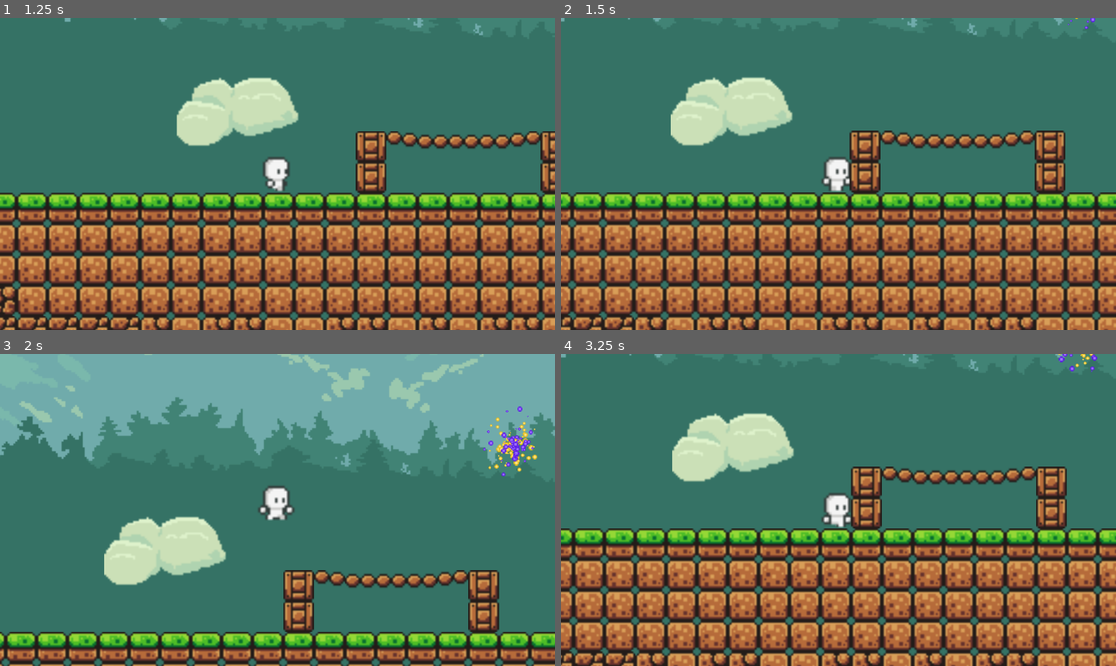
Above: before the commit, frames 1-4 (two rows, left to right).
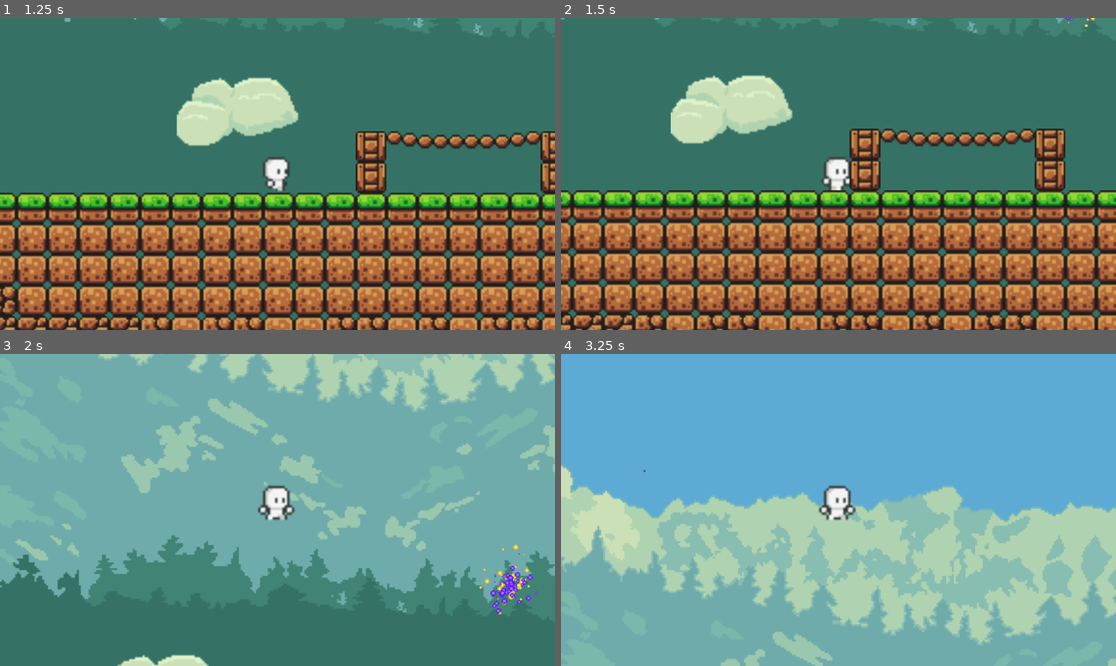
Above: after the commit, the same moments.

Repository: RKLGameDev/RKLGameDev
Game: Godot game, scene res://Scenes/world.tscn
Same seed, same stepped clock (60 frames per second), same inputs: the game is played once before the commit and once after it. Before the commit the project starts from res://world.tscn.
Inputs:
- Up to frame 1 (1.25 s): tap Enter (ui_accept) at 0.5 s; hold D (move_right) from 0.53 s (still down); hold Shift (sprint) from 0.53 s (still down); tap ] (PermaJumpOff) at 0.77, 0.8, 1.07 s
- Up to frame 2 (1.5 s): keep holding D (move_right); release Shift (sprint) at 1.28 s; tap ] (PermaJumpOff) at 1.35 s
- Up to frame 3 (2 s): keep holding D (move_right); tap ] (PermaJumpOff) at 1.52, 1.82 s; tap [ (PermaJumpOn) at 1.55 s
- Up to frame 4 (3.25 s): release D (move_right) at 2.03 s; hold A (move_left) 2.03-2.78 s; tap [ (PermaJumpOn) at 2.1 s; tap Space (jump) at 2.3, 2.85 s; hold D (move_right) from 2.78 s (still down); tap ] (PermaJumpOff) at 3.02 s; tap Shift (sprint) at 3.05 s

Frame 1 is identical in both runs. In frame 2, 23% of the frame differs, in the area x 0-100%, y 0-100%; in frame 3, 64%; in frame 4, 100%.

Commit message:
Character Updates and Shaders

Diff:
--- a/firstplatformer/CharMovement.gd
+++ /dev/null
@@ -1 +0,0 @@
-extends Area2D
--- /dev/null
+++ b/firstplatformer/Scenes/Eye.tscn
@@ -0,0 +1,122 @@
+[gd_scene load_steps=16 format=3 uid="uid://dgp1rh7t7n21s"]
+
+[ext_resource type="Texture2D" uid="uid://4tl8h3as0qp5" path="res://Assets/Character/WokenUp-Sheet.png" id="1_eb531"]
+[ext_resource type="Texture2D" uid="uid://c1802r0t04n4u" path="res://Assets/Character/Movement/jumpleft.png" id="2_7ppqn"]
+[ext_resource type="Texture2D" uid="uid://dkxiy71awq2nh" path="res://Assets/Character/Movement/run.png" id="3_a751m"]
+
+[sub_resource type="AtlasTexture" id="AtlasTexture_owp4x"]
+atlas = ExtResource("1_eb531")
+region = Rect2(0, 0, 16, 16)
+
+[sub_resource type="AtlasTexture" id="AtlasTexture_7ppqn"]
+atlas = ExtResource("1_eb531")
+region = Rect2(0, 16, 16, 16)
+
+[sub_resource type="AtlasTexture" id="AtlasTexture_vupqk"]
+atlas = ExtResource("2_7ppqn")
+region = Rect2(384, 0, 48, 60)
+
+[sub_resource type="AtlasTexture" id="AtlasTexture_a751m"]
+atlas = ExtResource("1_eb531")
+region = Rect2(0, 16, 16, 16)
+
+[sub_resource type="AtlasTexture" id="AtlasTexture_61kcm"]
+atlas = ExtResource("1_eb531")
+region = Rect2(0, 32, 16, 16)
+
+[sub_resource type="AtlasTexture" id="AtlasTexture_dyfks"]
+atlas = ExtResource("3_a751m")
+region = Rect2(539, 0, 49, 60)
+
+[sub_resource type="AtlasTexture" id="AtlasTexture_dvxh0"]
+atlas = ExtResource("1_eb531")
+region = Rect2(0, 32, 16, 16)
+
+[sub_resource type="AtlasTexture" id="AtlasTexture_bsnrv"]
+atlas = ExtResource("1_eb531")
+region = Rect2(0, 48, 16, 16)
+
+[sub_resource type="AtlasTexture" id="AtlasTexture_rt18f"]
+atlas = ExtResource("2_7ppqn")
+region = Rect2(384, 0, 32, 60)
+
+[sub_resource type="AtlasTexture" id="AtlasTexture_bxygw"]
+atlas = ExtResource("1_eb531")
+region = Rect2(0, 48, 16, 16)
+
+[sub_resource type="AtlasTexture" id="AtlasTexture_jtvxc"]
+atlas = ExtResource("1_eb531")
+region = Rect2(0, 64, 16, 16)
+
+[sub_resource type="SpriteFrames" id="SpriteFrames_vupqk"]
+animations = [{
+"frames": [],
+"loop": true,
+"name": &"Empty",
+"speed": 5.0
+}, {
+"frames": [{
+"duration": 1.5,
+"texture": SubResource("AtlasTexture_owp4x")
+}, {
+"duration": 2.5,
+"texture": SubResource("AtlasTexture_7ppqn")
+}, {
+"duration": 1.0,
+"texture": SubResource("AtlasTexture_vupqk")
+}],
+"loop": false,
+"name": &"Eye1",
+"speed": 1.0
+}, {
+"frames": [{
+"duration": 1.5,
+"texture": SubResource("AtlasTexture_a751m")
+}, {
+"duration": 2.5,
+"texture": SubResource("AtlasTexture_61kcm")
+}, {
+"duration": 1.0,
+"texture": SubResource("AtlasTexture_dyfks")
+}],
+"loop": false,
+"name": &"Eye2",
+"speed": 1.0
+}, {
+"frames": [{
+"duration": 1.5,
+"texture": SubResource("AtlasTexture_dvxh0")
+}, {
+"duration": 2.5,
+"texture": SubResource("AtlasTexture_bsnrv")
+}, {
+"duration": 1.0,
+"texture": SubResource("AtlasTexture_rt18f")
+}],
+"loop": false,
+"name": &"Eye3",
+"speed": 1.0
+}, {
+"frames": [{
+"duration": 1.5,
+"texture": SubResource("AtlasTexture_bxygw")
+}, {
+"duration": 2.5,
+"texture": SubResource("AtlasTexture_jtvxc")
+}],
+"loop": false,
+"name": &"Eye4",
+"speed": 1.0
+}]
+
+[node name="Eye" type="Area2D"]
+
+[node name="AnimatedSprite2D" type="AnimatedSprite2D" parent="."]
+position = Vector2(0, 2)
+scale = Vector2(3.5, 3.5)
+sprite_frames = SubResource("SpriteFrames_vupqk")
+animation = &"Empty"
+autoplay = "Empty"
+
+[node name="CollisionPolygon2D" type="CollisionPolygon2D" parent="."]
+polygon = PackedVector2Array(-9, -17, 9, -17, 22, -4, 22, 5, 6, 17, -6, 17, -22, 5, -22, -4)
--- a/firstplatformer/NextLevel.tscn
+++ b/firstplatformer/Scenes/NextLevel.tscn
@@ -1,9 +1,9 @@
 [gd_scene load_steps=21 format=3 uid="uid://wya1mly68gw8"]
 
-[ext_resource type="Texture2D" uid="uid://c4sxa181mb53g" path="res://NextLevelPortal.png" id="1_ihkef"]
-[ext_resource type="Shader" uid="uid://whf3dingqbls" path="res://NextLevel.gdshader" id="1_tv7vy"]
-[ext_resource type="Texture2D" uid="uid://cjs6p3ge3n0ws" path="res://Blue Particle.png" id="3_fhhm1"]
-[ext_resource type="Texture2D" uid="uid://ci47lse7oawsf" path="res://Yellow Particle.png" id="4_xrcsk"]
+[ext_resource type="Texture2D" uid="uid://c4sxa181mb53g" path="res://NextLevel/Assets/NextLevelPortal.png" id="1_ihkef"]
+[ext_resource type="Shader" uid="uid://whf3dingqbls" path="res://NextLevel/NextLevel.gdshader" id="1_tv7vy"]
+[ext_resource type="Texture2D" uid="uid://cjs6p3ge3n0ws" path="res://NextLevel/Assets/Blue Particle.png" id="3_fhhm1"]
+[ext_resource type="Texture2D" uid="uid://ci47lse7oawsf" path="res://NextLevel/Assets/Yellow Particle.png" id="4_xrcsk"]
 
 [sub_resource type="ShaderMaterial" id="ShaderMaterial_kh7un"]
 shader = ExtResource("1_tv7vy")
@@ -143,7 +143,7 @@
 [node name="CollisionShape2D" type="CollisionShape2D" parent="Area2D"]
 shape = SubResource("CircleShape2D_dxqfq")
 
-[node name="GPUParticles2D3" type="GPUParticles2D" parent="Area2D"]
+[node name="Yellow Particles" type="GPUParticles2D" parent="Area2D"]
 amount = 300
 amount_ratio = 0.3056
 sub_emitter = NodePath(".")
@@ -155,7 +155,7 @@
 draw_order = 0
 process_material = SubResource("ParticleProcessMaterial_4a7bn")
 
-[node name="GPUParticles2D4" type="GPUParticles2D" parent="Area2D"]
+[node name="Blue Particles" type="GPUParticles2D" parent="Area2D"]
 amount = 300
 amount_ratio = 0.3056
 sub_emitter = NodePath(".")
--- a/firstplatformer/Player.tscn
+++ b/firstplatformer/Scenes/Player.tscn
@@ -1,6 +1,6 @@
-[gd_scene load_steps=53 format=3 uid="uid://cvo2xi4lyubqb"]
-
-[ext_resource type="Script" uid="uid://doheoxlliff3a" path="res://player.gd" id="1_xhfnw"]
+[gd_scene load_steps=56 format=3 uid="uid://cvo2xi4lyubqb"]
+
+[ext_resource type="Script" uid="uid://doheoxlliff3a" path="res://Scripts/player.gd" id="1_xhfnw"]
 [ext_resource type="Texture2D" uid="uid://btys1cn1h82sg" path="res://Assets/Character/Movement/idle.png" id="2_5ncpa"]
 [ext_resource type="Texture2D" uid="uid://c1802r0t04n4u" path="res://Assets/Character/Movement/jumpleft.png" id="2_dtqjt"]
 [ext_resource type="Texture2D" uid="uid://dkxiy71awq2nh" path="res://Assets/Character/Movement/run.png" id="3_kne1u"]
@@ -8,6 +8,8 @@
 [ext_resource type="Texture2D" uid="uid://d355g8koa30wu" path="res://Assets/Character/Movement/jump.png" id="4_cxr5p"]
 [ext_resource type="Texture2D" uid="uid://cayxfkl6rvlwh" path="res://Assets/Character/Movement/walk.png" id="4_e80uo"]
 [ext_resource type="Texture2D" uid="uid://b0ibn1n6q5f1a" path="res://Assets/Character/Movement/walkleft.png" id="6_wi0c6"]
+[ext_resource type="Texture2D" uid="uid://c2h23b8liq8re" path="res://Assets/Character/Blood Drop.png" id="9_wi0c6"]
+[ext_resource type="PackedScene" uid="uid://dgp1rh7t7n21s" path="res://Scenes/Eye.tscn" id="10_yoq75"]
 
 [sub_resource type="AtlasTexture" id="AtlasTexture_23wgl"]
 atlas = ExtResource("2_5ncpa")
@@ -344,6 +346,19 @@
 [sub_resource type="CapsuleShape2D" id="CapsuleShape2D_wi0c6"]
 radius = 30.0
 height = 104.0
+
+[sub_resource type="ParticleProcessMaterial" id="ParticleProcessMaterial_hp6x6"]
+particle_flag_disable_z = true
+emission_shape = 1
+emission_sphere_radius = 1.0
+angle_min = 1.07288e-05
+angle_max = 1.07288e-05
+spread = 19.181
+initial_velocity_min = -10.0
+initial_velocity_max = 10.0
+gravity = Vector3(0, 98, 0)
+scale_min = 0.4
+scale_max = 0.8
 
 [node name="Player" type="CharacterBody2D"]
 process_mode = 3
@@ -367,6 +382,7 @@
 metadata/_edit_lock_ = true
 
 [node name="MainCollision" type="CollisionShape2D" parent="."]
+visible = false
 z_index = 2
 y_sort_enabled = true
 position = Vector2(-2, 2)
@@ -376,6 +392,7 @@
 [node name="Camera2D" type="Camera2D" parent="."]
 
 [node name="Grabbing Region" type="Area2D" parent="."]
+visible = false
 
 [node name="Grabbing Collision" type="CollisionShape2D" parent="Grabbing Region"]
 position = Vector2(-3, -14)
@@ -383,8 +400,24 @@
 shape = SubResource("CapsuleShape2D_5ncpa")
 
 [node name="Landing Region" type="Area2D" parent="."]
+visible = false
 
 [node name="Landing colision" type="CollisionShape2D" parent="Landing Region"]
 position = Vector2(-2, 46)
 rotation = 1.5708
 shape = SubResource("CapsuleShape2D_wi0c6")
+
+[node name="Bleeding Effect" type="GPUParticles2D" parent="."]
+visible = false
+position = Vector2(4, 15)
+amount = 7
+sub_emitter = NodePath(".")
+texture = ExtResource("9_wi0c6")
+lifetime = 0.49
+speed_scale = 0.54
+randomness = 0.11
+process_material = SubResource("ParticleProcessMaterial_hp6x6")
+
+[node name="Eye" parent="." instance=ExtResource("10_yoq75")]
+z_index = 7
+position = Vector2(0, -65)
--- a/firstplatformer/world.tscn
+++ b/firstplatformer/Scenes/world.tscn
@@ -1,10 +1,10 @@
 [gd_scene load_steps=8 format=4 uid="uid://bafyyk8x47ly6"]
 
 [ext_resource type="Texture2D" uid="uid://t3546i703rfj" path="res://Assets/Background/forest_back.png" id="3_aqk2v"]
-[ext_resource type="PackedScene" uid="uid://cvo2xi4lyubqb" path="res://Player.tscn" id="3_tlwt5"]
+[ext_resource type="PackedScene" uid="uid://cvo2xi4lyubqb" path="res://Scenes/Player.tscn" id="3_tlwt5"]
 [ext_resource type="Texture2D" uid="uid://bidb3xcpolw85" path="res://Assets/Foreground/Cloud1.png" id="4_036b0"]
 [ext_resource type="Texture2D" uid="uid://dnhitk1doxxia" path="res://Assets/Foreground/world_tileset.png" id="4_aqk2v"]
-[ext_resource type="PackedScene" uid="uid://wya1mly68gw8" path="res://NextLevel.tscn" id="5_036b0"]
+[ext_resource type="PackedScene" uid="uid://wya1mly68gw8" path="res://Scenes/NextLevel.tscn" id="5_036b0"]
 
 [sub_resource type="TileSetAtlasSource" id="TileSetAtlasSource_036b0"]
 texture = ExtResource("4_aqk2v")
--- /dev/null
+++ b/firstplatformer/Scripts/player.gd
@@ -0,0 +1,176 @@
+extends CharacterBody2D
+
+
+# ------------------------------------------------------------------------------ #
+# ------------------------ A : CONSTANTS AND VARIABLES ------------------------- #
+# ------------------------------------------------------------------------------ #
+
+
+#  A.1 -------------- Movement -------------- #
+
+#    A.1.1 ------ Movement Constants ------ #
+const GRAVITY 		= 980
+const run_speed		= 500.0
+const friction 		= 2800.0
+const acceleration 	= 1500.0
+const jump_velocity = -1400.0
+const air_cont_red  = 4
+const sprint_speed  = 850.0
+const sprint_acc 	= 1200.0
+const down_jump_red = 100.0
+const up_jump_incr  = -100.0
+
+#    A.1.2 ------ Movement Variables ------ #
+var jump = false
+var input_dir 		= 0
+var current_dir 	= 0
+var speed           = run_speed
+
+
+#  A.2 --------------- Falling -------------- #
+
+#    A.2.1 ------ Falling Constants ------ #
+var fall_damage_vel = 1200
+
+#    A.2.2 ------ Falling Variables ------ #
+var last_ok_height  = self.position.y
+var fall_damageable = 0
+
+
+
+
+#  A.3 --------------- Loaded --------------- #
+
+#    A.3.1 ------- Loaded Variables ------ #
+@onready var animatedsprite = $AnimatedSprite2D
+@onready var eye_animation  = $Eye/AnimatedSprite2D
+
+
+
+
+#  A.4 --------------- Others --------------- #
+
+#    A.4.1 ------- Others Constants ------- #
+
+#    A.4.2 ------- Others Variables ------- #
+var health = 4
+var alive  = true
+
+
+# ------------------------------------------------------------------------------ #
+# -------------------------------- B : FUNCTIONS ------------------------------- #
+# ------------------------------------------------------------------------------ #
+
+func took_damage(current_health):
+	if current_health == 0:
+		return(100)
+	else:
+		if current_health == 4:
+			eye_animation.play("Eye1")
+			#eye_animation.scale = Vector2(eye_animation.scale[0]*1.25, eye_animation.scale[1]*1.25)
+		if current_health == 3:
+			eye_animation.play("Eye2")
+			#eye_animation.scale = Vector2(eye_animation.scale[0]*1.5, eye_animation.scale[1]*1.5)
+		if current_health == 2:
+			eye_animation.play("Eye3")
+			#eye_animation.scale = Vector2(eye_animation.scale[0]*2, eye_animation.scale[1]*2)
+		if current_health == 1:
+			eye_animation.play("Eye4")
+			#eye_animation.scale = Vector2(eye_animation.scale[0]*4, eye_animation.scale[1]*4 )
+		return(current_health - 1)
+
+
+# ------------------------------------------------------------------------------ #
+# ----------------------------- C : PHYSICS PROCESS ---------------------------- #
+# ------------------------------------------------------------------------------ #
+func _physics_process(delta):
+
+#  C.1 -------------- Movement -------------- #
+
+#    C.1.1 ------ Basic Movement ------ #
+
+	input_dir = Input.get_action_strength("move_right") - Input.get_action_strength("move_left")
+	if input_dir != 0:
+		input_dir = input_dir/abs(input_dir)
+
+	if not is_on_floor():
+		velocity.y += GRAVITY * delta  # Apply gravity
+
+	if input_dir != 0: # Handle horizontal movement
+		if is_on_floor(): #Treat Movement Differently when on ground vs in the air
+			current_dir = input_dir
+			if Input.get_action_strength("sprint"):
+				velocity.x = move_toward(velocity.x, speed * input_dir, sprint_acc * delta)
+			else:
+				velocity.x = move_toward(velocity.x, speed * input_dir, acceleration * delta)
+		# Animation code here
+			if input_dir > 0:
+				animatedsprite.play("RunRight")
+			if input_dir < 0:
+				animatedsprite.play("RunLeft")
+		else:
+			velocity.x = move_toward(velocity.x, speed * input_dir, acceleration * delta/air_cont_red)
+		# Animation code here
+			if input_dir > 0:
+				animatedsprite.play("JumpRight")
+			if input_dir < 0:
+				animatedsprite.play("JumpLeft")
+
+	else:
+		if is_on_floor():
+			current_dir = input_dir
+			velocity.x = move_toward(velocity.x, 0, friction * delta)
+			# Animation code here
+			animatedsprite.play("Idle")
+
+	move_and_slide() # Move the character - this handles collisions properly
+
+
+
+
+#    C.1.2 ---- Movement Features ----- #
+
+#      C.1.2.1 ------ Sprinting ------- #
+	if is_on_floor():
+		if Input.get_action_strength("sprint"):
+			speed = sprint_speed
+		else:
+			speed = run_speed
+
+#      C.1.2.2 ------- Jumping ------- #
+	if Input.is_action_just_pressed("PermaJumpOn"):
+		jump = true
+	if Input.is_action_just_pressed("PermaJumpOff"):
+		jump = false
+
+	var jumpnow = (Input.is_action_just_pressed("jump") or jump)
+
+	if jumpnow and is_on_floor(): # Handle jumping - only if on ground
+		if Input.get_action_strength("move_down"):
+			velocity.y = jump_velocity + down_jump_red
+		elif Input.get_action_strength("move_up"):
+			velocity.y = jump_velocity + up_jump_incr
+		else:
+			velocity.y = jump_velocity
+
+
+
+
+#  C.2 --------- Health and Damage ---------- #
+
+#    C.2.1 -------- Fall Damage ------- #
+
+	if self.velocity.y > fall_damage_vel:
+		fall_damageable = 1
+
+	if is_on_floor() and fall_damageable == 1:
+		health = took_damage(health)
+		fall_damageable = 0
+
+	if self.velocity.y < fall_damage_vel:
+		last_ok_height  = self.position.y
+		fall_damageable = 0
+
+
+
+	print(health)
--- a/firstplatformer/player_test.tscn
+++ b/firstplatformer/TestWorlds/TestScenes/player_test.tscn
@@ -1,7 +1,7 @@
 [gd_scene load_steps=3 format=3 uid="uid://i6c0o6jlu5nq"]
 
-[ext_resource type="Script" uid="uid://dwqoypw11quw3" path="res://player_test.gd" id="1_xys6k"]
-[ext_resource type="Texture2D" uid="uid://cnhuq8faiw5sg" path="res://Screenshot 2025-06-07 164557.png" id="2_e0b2u"]
+[ext_resource type="Script" uid="uid://dwqoypw11quw3" path="res://TestWorlds/TestScripts/player_test.gd" id="1_xys6k"]
+[ext_resource type="Texture2D" path="res://Screenshot 2025-06-07 164557.png" id="2_e0b2u"]
 
 [node name="PlayerTest" type="CharacterBody2D"]
 script = ExtResource("1_xys6k")
--- a/firstplatformer/world_test.tscn
+++ b/firstplatformer/TestWorlds/TestScenes/world_test.tscn
@@ -1,8 +1,8 @@
 [gd_scene load_steps=4 format=3 uid="uid://ew1c6v1ds4ky"]
 
 [ext_resource type="Texture2D" uid="uid://t3546i703rfj" path="res://Assets/Background/forest_back.png" id="1_6ivlp"]
-[ext_resource type="PackedScene" uid="uid://i6c0o6jlu5nq" path="res://player_test.tscn" id="2_6ivlp"]
-[ext_resource type="PackedScene" uid="uid://cqcbfr3hsl55y" path="res://Ground1.tscn" id="3_61swc"]
+[ext_resource type="PackedScene" uid="uid://i6c0o6jlu5nq" path="res://TestWorlds/TestScenes/player_test.tscn" id="2_6ivlp"]
+[ext_resource type="PackedScene" uid="uid://cqcbfr3hsl55y" path="res://TestWorlds/TestScenes/Ground1.tscn" id="3_61swc"]
 
 [node name="World" type="Node2D"]
 
--- a/firstplatformer/world_test2.tscn
+++ b/firstplatformer/TestWorlds/TestScenes/world_test2.tscn
@@ -1,9 +1,9 @@
 [gd_scene load_steps=5 format=3 uid="uid://f5dpellqaxys"]
 
 [ext_resource type="Texture2D" uid="uid://t3546i703rfj" path="res://Assets/Background/forest_back.png" id="1_0rmld"]
-[ext_resource type="PackedScene" uid="uid://cvo2xi4lyubqb" path="res://Player.tscn" id="2_fyno4"]
-[ext_resource type="Script" uid="uid://dwqoypw11quw3" path="res://player_test.gd" id="3_fyno4"]
-[ext_resource type="PackedScene" uid="uid://cqcbfr3hsl55y" path="res://Ground1.tscn" id="3_r7w4x"]
+[ext_resource type="PackedScene" uid="uid://cvo2xi4lyubqb" path="res://Scenes/Player.tscn" id="2_fyno4"]
+[ext_resource type="Script" uid="uid://dwqoypw11quw3" path="res://TestWorlds/TestScripts/player_test.gd" id="3_fyno4"]
+[ext_resource type="PackedScene" uid="uid://cqcbfr3hsl55y" path="res://TestWorlds/TestScenes/Ground1.tscn" id="3_r7w4x"]
 
 [node name="World2" type="Node2D"]
 
--- a/firstplatformer/icon.svg
+++ /dev/null
@@ -1 +0,0 @@
-<svg xmlns="http://www.w3.org/2000/svg" width="128" height="128"><rect width="124" height="124" x="2" y="2" fill="#363d52" stroke="#212532" stroke-width="4" rx="14"/><g fill="#fff" transform="translate(12.322 12.322)scale(.101)"><path d="M105 673v33q407 354 814 0v-33z"/><path fill="#478cbf" d="m105 673 152 14q12 1 15 14l4 67 132 10 8-61q2-11 15-15h162q13 4 15 15l8 61 132-10 4-67q3-13 15-14l152-14V427q30-39 56-81-35-59-83-108-43 20-82 47-40-37-88-64 7-51 8-102-59-28-123-42-26 43-46 89-49-7-98 0-20-46-46-89-64 14-123 42 1 51 8 102-48 27-88 64-39-27-82-47-48 49-83 108 26 42 56 81zm0 33v39c0 276 813 276 814 0v-39l-134 12-5 69q-2 10-14 13l-162 11q-12 0-16-11l-10-65H446l-10 65q-4 11-16 11l-162-11q-12-3-14-13l-5-69z"/><path d="M483 600c0 34 58 34 58 0v-86c0-34-58-34-58 0z"/><circle cx="725" cy="526" r="90"/><circle cx="299" cy="526" r="90"/></g><g fill="#414042" transform="translate(12.322 12.322)scale(.101)"><circle cx="307" cy="532" r="60"/><circle cx="717" cy="532" r="60"/></g></svg>
--- a/firstplatformer/player.gd
+++ /dev/null
@@ -1,97 +0,0 @@
-extends CharacterBody2D
-
-const GRAVITY 		= 980
-const run_speed		= 500.0
-const friction 		= 2800.0
-const ACCELERATION 	= 1500.0
-const JUMP_VELOCITY = -700.0  # Negative because Y-axis goes down in Godot
-const air_control_reduction = 4
-const sprint_speed  = 850.0
-const sprint_ACCELERATION 	= 1200.0
-const down_jump_red = 200.0
-const up_jump_incr  = -200.0
-
-var jump = false
-
-var input_dir 		= 0
-var current_dir 	= 0
-var speed           = run_speed
-
-@onready var animatedsprite = $AnimatedSprite2D
-
-
-func _physics_process(delta):
-
-	if is_on_floor():
-		if Input.get_action_strength("sprint"):
-			speed = sprint_speed
-		else:
-			speed = run_speed
-
-
-
-	if Input.is_action_just_pressed("PermaJumpOn"):
-		jump = true
-
-	if Input.is_action_just_pressed("PermaJumpOff"):
-		jump = false
-
-
-	var jumpnow = (Input.is_action_just_pressed("jump") or jump)
-
-	# Get horizontal input
-	input_dir = Input.get_action_strength("move_right") - Input.get_action_strength("move_left")
-
-
-
-	if input_dir != 0:
-		input_dir = input_dir/abs(input_dir)
-
-	# Handle jumping - only if on ground
-	if jumpnow and is_on_floor():
-		velocity.y = JUMP_VELOCITY
-		if Input.get_action_strength("down"):
-			velocity.y = JUMP_VELOCITY + down_jump_red
-		if Input.get_action_strength("up"):
-			velocity.y = JUMP_VELOCITY + up_jump_incr
-
-
-
-	# Apply gravity
-	if not is_on_floor():
-		velocity.y += GRAVITY * delta
-
-	# Handle horizontal movement
-	if input_dir != 0:
-		#Treat Movement Differently when on ground vs in the air
-		if is_on_floor():
-			current_dir = input_dir
-			if Input.get_action_strength("sprint"):
-				velocity.x = move_toward(velocity.x, speed * input_dir, sprint_ACCELERATION * delta)
-			else:
-				velocity.x = move_toward(velocity.x, speed * input_dir, ACCELERATION * delta)
-			# Animation code here
-			if input_dir > 0:
-				animatedsprite.play("RunRight")
-			if input_dir < 0:
-				animatedsprite.play("RunLeft")
-		else:
-			velocity.x = move_toward(velocity.x, speed * input_dir, ACCELERATION * delta/air_control_reduction)
-		# Animation code here
-			if input_dir > 0:
-				animatedsprite.play("JumpRight")
-			if input_dir < 0:
-				animatedsprite.play("JumpLeft")
-
-	else:
-		if is_on_floor():
-			current_dir = input_dir
-			velocity.x = move_toward(velocity.x, 0, friction * delta)
-			# Animation code here
-			animatedsprite.play("Idle")
-
-	# Move the character - this handles collisions properly
-	move_and_slide()
-
-	# Debug output
-	print("Input: ", input_dir, " On Floor: ", is_on_floor(), " Velocity: ", velocity)
--- a/firstplatformer/project.godot
+++ b/firstplatformer/project.godot
@@ -13,7 +13,6 @@
 config/name="FirstPlatformer"
 run/main_scene="uid://bafyyk8x47ly6"
 config/features=PackedStringArray("4.4", "GL Compatibility")
-config/icon="res://icon.svg"
 
 [dotnet]
 
Binary file added: firstplatformer/Assets/Character/Blood Drop.png
Not shown, changed: firstplatformer/Assets/Character/Blood Drop.png.import
Binary file added: firstplatformer/Assets/Character/WokenUp-Sheet.png
Not shown, changed: firstplatformer/Assets/Character/WokenUp-Sheet.png.import
Not shown, removed: firstplatformer/CharMovement.gd.uid
Renamed: firstplatformer/Blue Particle.png -> firstplatformer/NextLevel/Assets/Blue Particle.png
Not shown, changed: firstplatformer/NextLevel/Assets/Blue Particle.png.import
Renamed: firstplatformer/NextLevelPortal.png -> firstplatformer/NextLevel/Assets/NextLevelPortal.png
Not shown, changed: firstplatformer/NextLevel/Assets/NextLevelPortal.png.import
Renamed: firstplatformer/Yellow Particle.png -> firstplatformer/NextLevel/Assets/Yellow Particle.png
Not shown, changed: firstplatformer/NextLevel/Assets/Yellow Particle.png.import
Renamed: firstplatformer/NextLevel.gdshader -> firstplatformer/NextLevel/NextLevel.gdshader
(and 6 more such lines)
